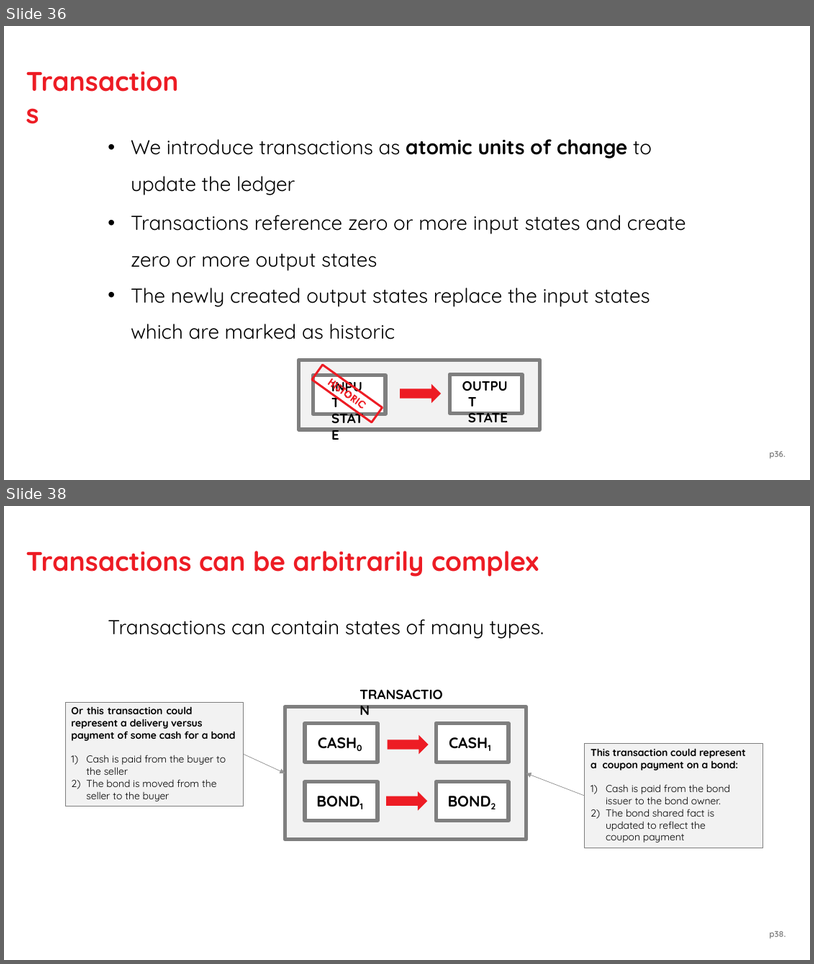
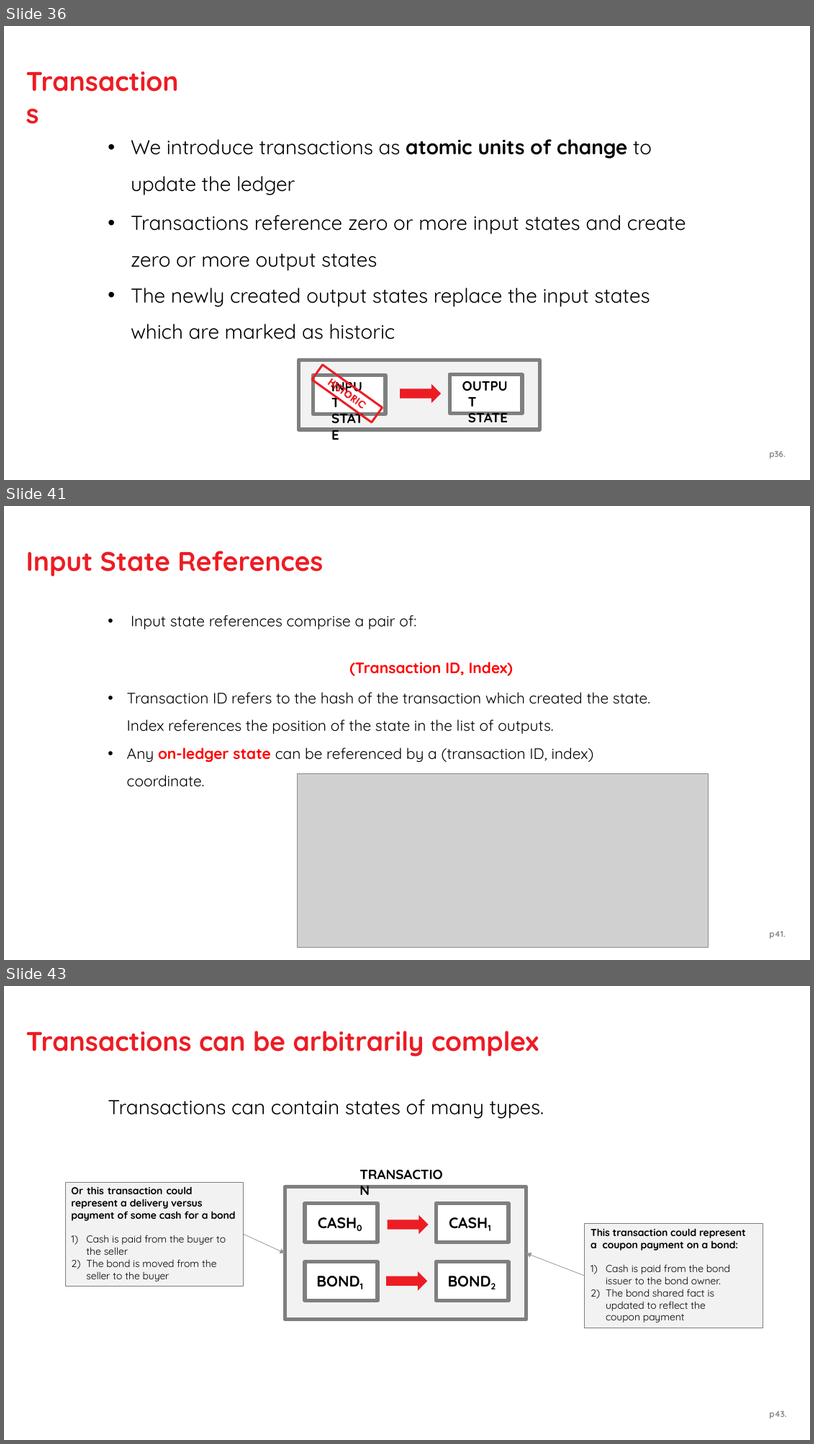
Before and after one commit to thinkgandhi/bg, a slide deck: Corda.pptx. Shown one above the other, each under a label of ours: slides 36 and 38 before the commit, slides 36, 41 and 43 after it; the slides between them are not shown. The pictures are 814x964 and 814x1444 pixels, drawn with LibreOffice and Linux fonts; fonts in the diff are those of the drawing; grey boxes stand for pictures. Boxes give left, top, right and bottom in pixels: in the first picture for what was removed or moved away, otherwise in the second. Text is boxed around its words. In the diff, an @@ line names an element or a change of style, - is before the commit and + after.

```diff
--- a/Corda.pptx
+++ b/Corda.pptx
@@ slide 41 added at <box>4,506,810,960</box>, background #FFFFFF @@
@@ title added at <box>26,551,323,577</box>, 32 pt, text #ED1C24, bold @@
+Input State References
@@ text added at <box>127,615,651,787</box>, 18 pt, text #000000 @@
+• Input state references comprise a pair of:
+(Transaction ID, Index)
+• Transaction ID refers to the hash of the transaction which created the state. Index references the position of the state in the list of outputs.
+• Any on-ledger state can be referenced by a (transaction ID, index) coordinate.
@@ picture added at <box>298,773,709,947</box> @@
@@ page number added at <box>769,931,786,938</box>, 10 pt, text #898989, bold @@
+p41.
@@ what was slide 38 is now slide 43 @@
@@ page number at <box>769,1411,787,1418</box>: text changed @@
-p38.
+p43.
```
Also in this commit, not shown: 20 slides changed, 6 other slides added.
